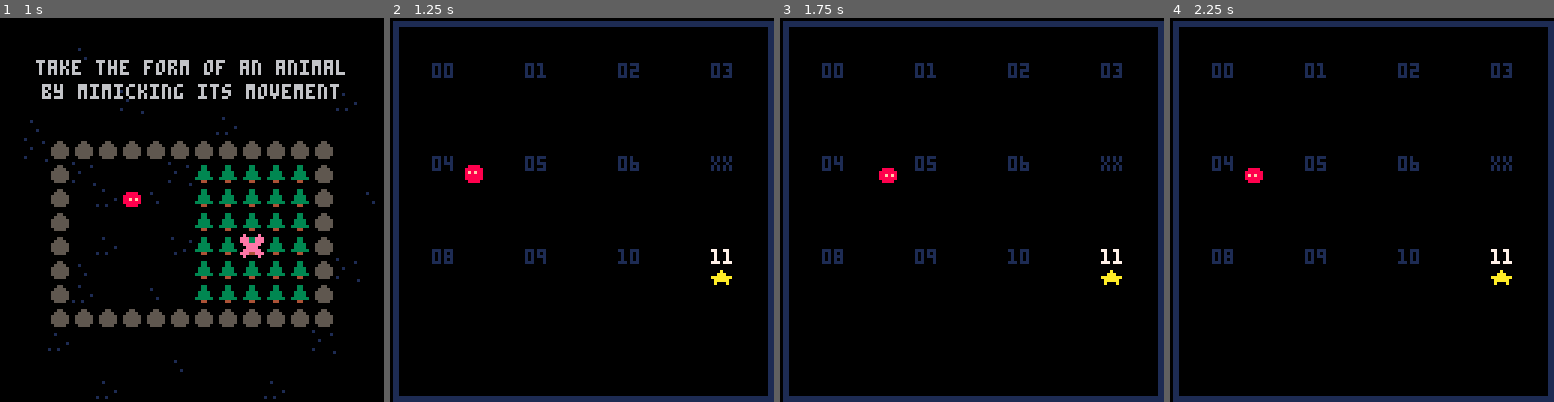
Above: before the commit, frames 1-4 (left to right).
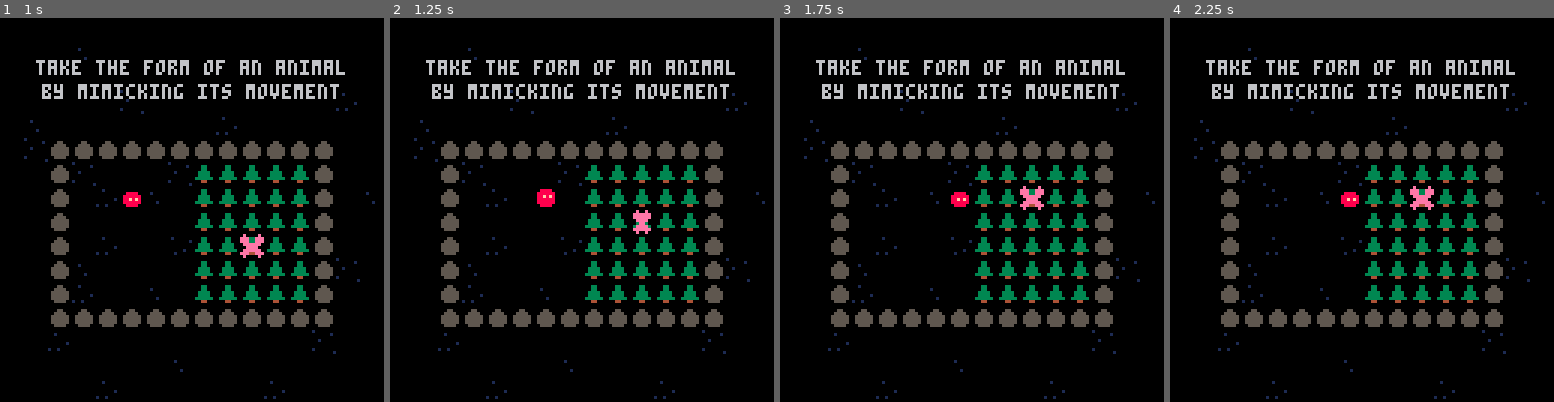
Above: after the commit, the same moments.

Repository: sourencho/mimic
Game: PICO-8 cartridge mimic.p8
Same seed, same stepped clock (60 frames per second), same inputs: the game is played once before the commit and once after it.
Inputs:
- Up to frame 1 (1 s): tap X (X key) at 0.33 s; tap O (Z key) at 0.7 s
- Up to frame 2 (1.25 s): tap X (X key) at 1.07 s
- Up to frame 3 (1.75 s): hold Right from 1.6 s (still down); tap O (Z key) at 1.7 s
- Up to frame 4 (2.25 s): tap X (X key) at 1.85 s; release Right at 2.1 s; tap O (Z key) at 2.1 s; hold Up from 2.15 s (still down)

Frame 1 is identical in both runs. In frame 2, 21% of the frame differs, in the area x 0-100%, y 0-100%; in frame 3, 21%; in frame 4, 21%.

Commit message:
Dont allow tutorial skip until one loop complete

Diff:
--- a/mimic.p8
+++ b/mimic.p8
@@ -855,7 +855,7 @@
     if (btnp(5)) then
         if game.state == "splash" then
             game.state = "tutorial"
-        elseif game.state == "tutorial" then
+        elseif game.state == "tutorial" and tutorial_skippable then
             game.state = "play"
             change_level = start_level
         elseif game.state == "play" then
